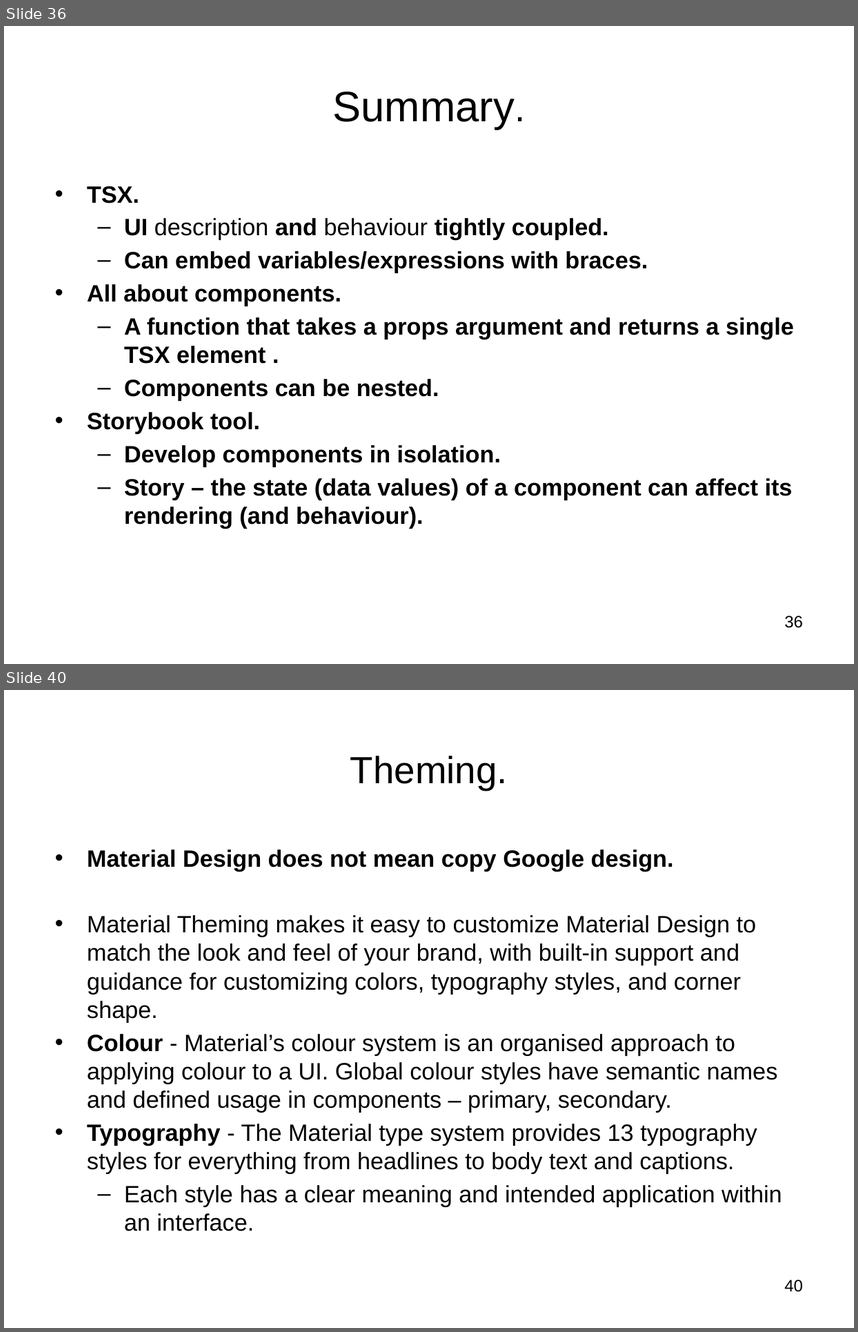
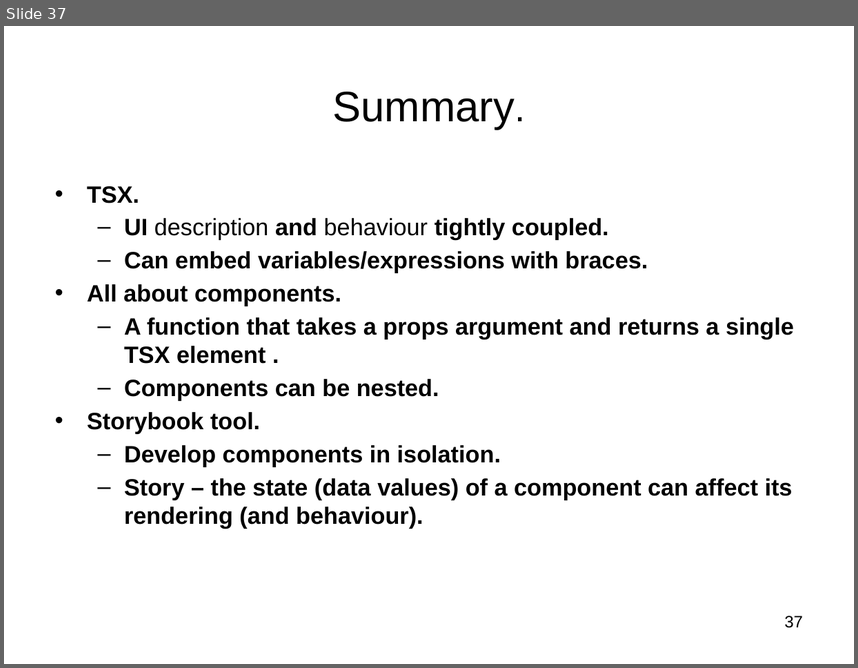
Before and after one commit to diarmuidoconnor/ewd-module-2025, a slide deck: topic04/talk-1/ReactJS_01.pptx. Shown one above the other, each under a label of ours: slides 36 and 40 before the commit, slide 37 after it; the slides between them are not shown. The pictures are 858x1332 and 858x668 pixels, drawn with LibreOffice and Linux fonts; fonts in the diff are those of the drawing. Boxes give left, top, right and bottom in pixels: in the first picture for what was removed or moved away, otherwise in the second. Text is boxed around its words. In the diff, an @@ line names an element or a change of style, - is before the commit and + after.

```diff
--- a/topic04/talk-1/ReactJS_01.pptx
+++ b/topic04/talk-1/ReactJS_01.pptx
@@ slide 40 removed at (x1=4, y1=690, x2=854, y2=1328), background #FFFFFF @@
@@ title removed at (x1=350, y1=756, x2=508, y2=790) @@
-Theming.
@@ text removed at (x1=87, y1=849, x2=782, y2=1231) @@
-• Material Design does not mean copy Google design.
-• Material Theming makes it easy to customize Material Design to match the look and feel of your brand, with built-in support and guidance for customizing colors, typography styles, and corner shape.
-• Colour - Material’s colour system is an organised approach to applying colour to a UI. Global colour styles have semantic names and defined usage in components – primary, secondary.
-• Typography - The Material type system provides 13 typography styles for everything from headlines to body text and captions.
-  – Each style has a clear meaning and intended application within an interface.
@@ page number removed at (x1=784, y1=1279, x2=803, y2=1292) @@
-40
@@ what was slide 36 is now slide 37 @@
@@ page number at (x1=784, y1=615, x2=803, y2=628): text changed @@
-36
+37
```
Also in this commit, not shown: 5 slides changed, 1 slide added, 6 other slides removed, 2 other files.
